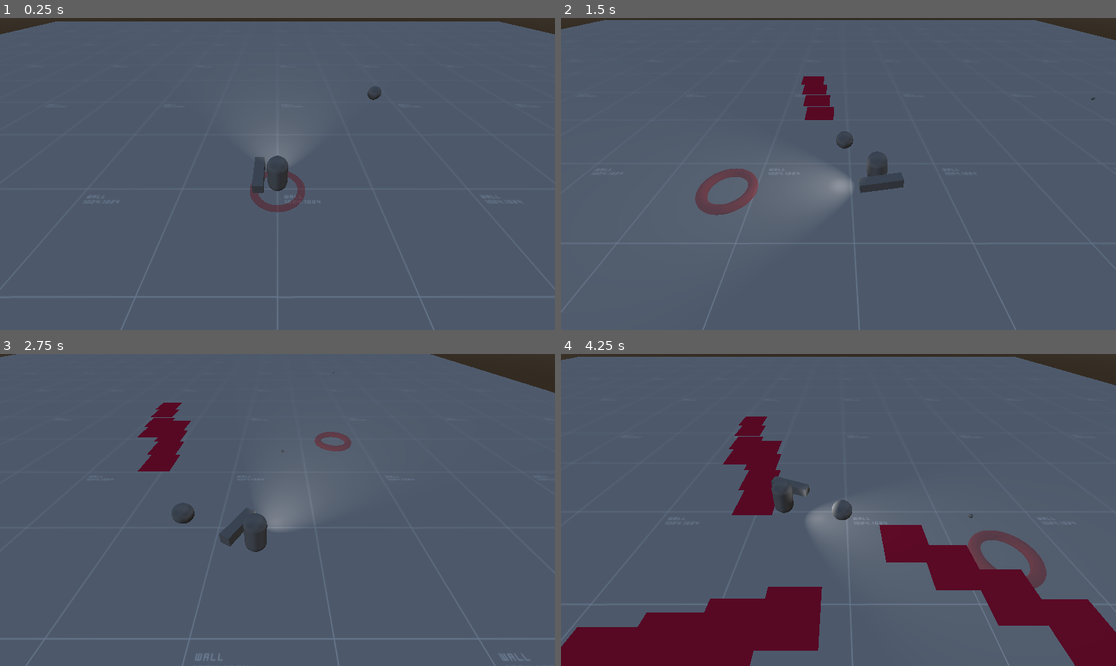
Above: before the commit, frames 1-4 (two rows, left to right).
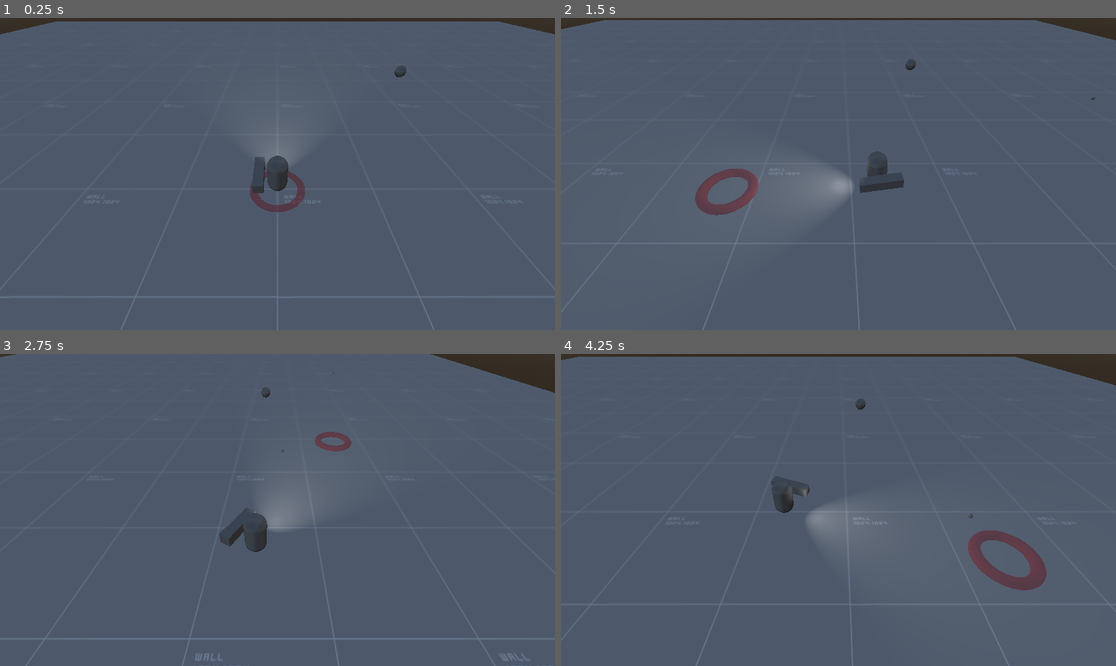
Above: after the commit, the same moments.

Repository: smekbo/scream-jam-2025
Game: Godot game, scene res://world.tscn
Two runs of this game, one before a commit and one after it. Both use one fixed random seed, a clock stepped at 60 frames per second and the inputs below.
Inputs (mouse positions are in pixels of both pictures, inside the frame that each line leads up to):
- Up to frame 1 (0.25 s): no input
- Up to frame 2 (1.5 s): move the mouse to (960, 158) at 0.52 s; press the mouse at (960, 158) at 0.53 s; hold D (move_right) 0.53-1.28 s; move the mouse to (727, 189) at 1.27 s; release the mouse at (727, 189) at 1.28 s; hold S (move_backward) from 1.28 s (still down); click (727, 189) at 1.35 s
- Up to frame 3 (2.75 s): move the mouse to (333, 441) at 2.02 s; release S (move_backward) at 2.03 s; press the mouse at (333, 441) at 2.03 s; hold D (move_right) from 2.03 s (still down)
- Up to frame 4 (4.25 s): move the mouse to (810, 572) at 2.77 s; release D (move_right) at 2.78 s; release the mouse at (810, 572) at 2.78 s; hold W (move_forward) 2.78-3.53 s; click (810, 572) at 2.85 s; move the mouse to (1005, 556) at 3.52 s; press the mouse at (1005, 556) at 3.53 s; hold A (move_left) from 3.53 s (still down)

The runs differ from the first frame. In frame 1, 0.1% of the frame differs, in the area x 66-74%, y 15-27%; in frame 2, 0.8%; in frame 3, 1.4%; in frame 4, 16%, in the area x 0-100%, y 14-100%.

Commit message:
Performance testing

Diff:
--- a/blood_mesh.gd
+++ b/blood_mesh.gd
@@ -10,21 +10,24 @@
 		#mesh_transform = mesh_transform.translated(Vector3(-1000,0,0))
 		#multimesh.set_instance_transform(i, mesh_transform)
 	multimesh.instance_count = 1000
-	multimesh.visible_instance_count = 1
+	multimesh.visible_instance_count = 0
 
 
 func blood_splatter(blood_origin : Vector3, direction : Vector3, magnitude : float):
-	var blood_scale = Vector3(1, 0, 1)
+	direction = Vector3(direction.x, 0, direction.z)
+	var blood_scale = Vector3(1, 1, 1)
 	var blood_travel : Vector3 = Vector3.ZERO
 	for i in magnitude:
 		# Adjust blood
-		blood_scale = Vector3(1 / i, 0, 1 / i)
-		blood_travel = blood_travel + direction.normalized() * magnitude / 2
+		blood_scale = Vector3(1/i, 1, 1/i)
+		if i == 0:
+			blood_scale = Vector3(1, 1, 1)
+		blood_travel = blood_travel + direction.normalized() * magnitude / 3
 
 		# Add blood
 		var blood_position = Transform3D()
-		blood_position = blood_position.translated(blood_origin + blood_travel + Vector3(0,-3,0))
-		#blood_position = blood_position.scaled_local(blood_scale)
-		multimesh.set_instance_transform(multimesh.visible_instance_count + 1, blood_position)
+		blood_position = blood_position.scaled(blood_scale)
+		blood_position = blood_position.translated(blood_origin + blood_travel + Vector3(0,-3.5,0))
+		multimesh.set_instance_transform(multimesh.visible_instance_count, blood_position)
 		multimesh.visible_instance_count += 1
 	multimesh.visible_instance_count += 1
--- a/enemy.gd
+++ b/enemy.gd
@@ -17,17 +17,15 @@
 	if target:
 		var direction = target - global_position
 		velocity = direction * SPEED * delta
-		move_and_slide()
+		#move_and_slide()
 
 
 func on_target_changed(new_target : Vector3):
 	target = new_target
 
 
-func bleed():
-	_game.blood_mesh.blood_splatter(global_position, global_position - _game.player.global_position, 4)
 
-
-func take_damage(from_direction : Vector3):
+func _on_hurtbox_body_entered(projectile : Projectile) -> void:
+	var hurt_direction = projectile.global_position.direction_to(global_position)
 	fx_animation.play("hurt")
-	_game.blood_mesh.blood_splatter(global_position, global_position - _game.player.global_position, 5)
+	_game.blood_mesh.blood_splatter(global_position, hurt_direction, projectile.damage)
--- a/enemy.tscn
+++ b/enemy.tscn
@@ -77,4 +77,5 @@
 [node name="Timer" type="Timer" parent="."]
 autostart = true
 
+[connection signal="body_entered" from="hurtbox" to="." method="_on_hurtbox_body_entered"]
 [connection signal="timeout" from="Timer" to="." method="bleed"]
--- a/weapons/pistol/bullet.gd
+++ b/weapons/pistol/bullet.gd
@@ -5,6 +5,7 @@
 
 # Called when the node enters the scene tree for the first time.
 func _ready() -> void:
+	damage = 3
 	pass # Replace with function body.
 
 
--- a/weapons/pistol/bullet.tscn
+++ b/weapons/pistol/bullet.tscn
@@ -10,6 +10,8 @@
 radius = 0.1
 
 [node name="Bullet" type="AnimatableBody3D"]
+collision_layer = 8
+collision_mask = 0
 constant_linear_velocity = Vector3(0, 0, 100)
 script = ExtResource("1_bk8kh")
 
--- a/weapons/projectile.gd
+++ b/weapons/projectile.gd
@@ -2,3 +2,4 @@
 class_name Projectile
 
 var direction : Vector3
+var damage : int
--- a/world.tscn
+++ b/world.tscn
@@ -27,15 +27,15 @@
 
 [sub_resource type="StandardMaterial3D" id="StandardMaterial3D_aqk2v"]
 albedo_color = Color(0.8453944, 0, 0.25252193, 1)
+stencil_flags = 2
+stencil_outline_thickness = 0.042
 
 [sub_resource type="PlaneMesh" id="PlaneMesh_036b0"]
 material = SubResource("StandardMaterial3D_aqk2v")
 
 [sub_resource type="MultiMesh" id="MultiMesh_aqk2v"]
 transform_format = 1
-instance_count = 1
 mesh = SubResource("PlaneMesh_036b0")
-buffer = PackedFloat32Array(0, 0, 1.105, -7.389, 0, 1, 0, -2.7439344, 1, 0, 0, 10.15657)
 
 [node name="World" type="Node3D"]
 
